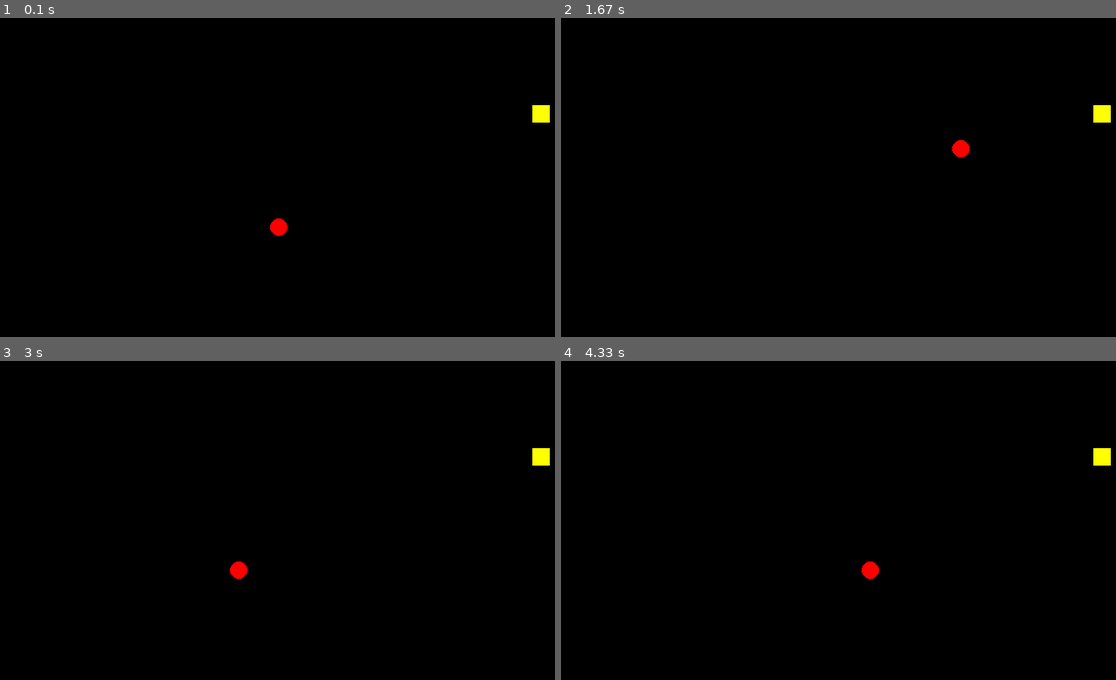
Above: before the commit, frames 1-4 (two rows, left to right).
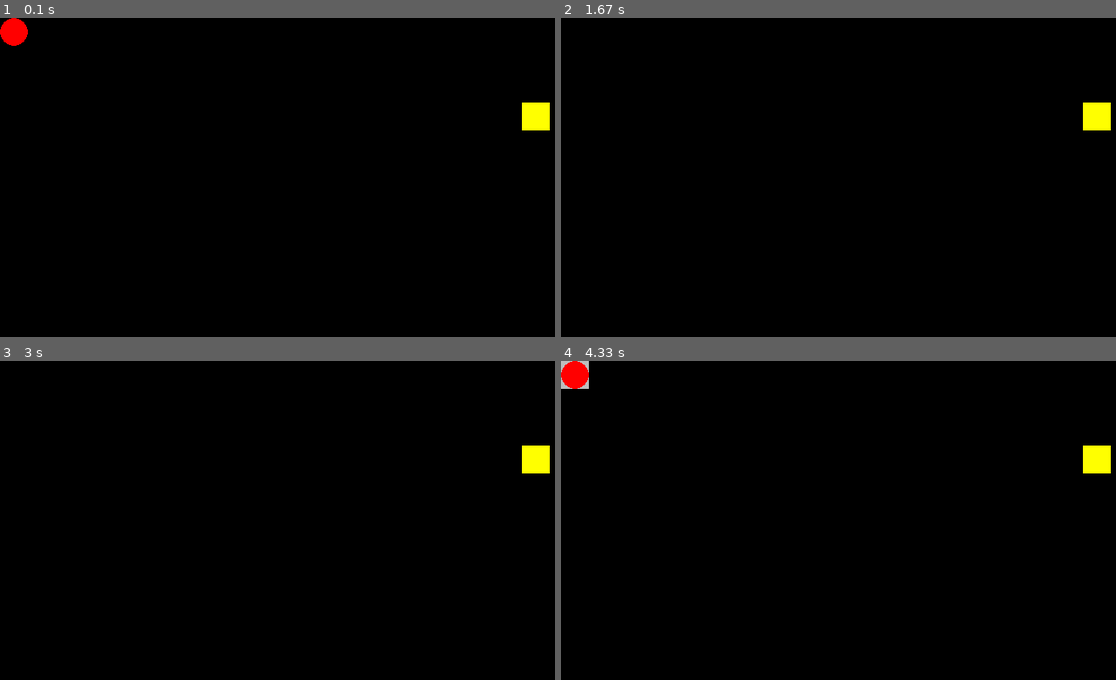
Above: after the commit, the same moments.

Repository: DREU007/pygame-playground
Game: pygame game, started from main.py
Same seed, same stepped clock (60 frames per second), same inputs: the game is played once before the commit and once after it.
Inputs:
- Up to frame 1 (0.1 s): no input
- Up to frame 2 (1.67 s): tap Space at 0.33, 0.73, 1.03, 1.23 s; hold D 0.67-1.13 s; hold W 1.17-1.47 s
- Up to frame 3 (3 s): hold A 2-2.53 s; tap Space at 2.07, 2.37, 2.63, 2.97 s; hold S 2.57-2.87 s; hold A from 2.9 s (still down)
- Up to frame 4 (4.33 s): tap Space at 3.27, 3.8, 4.1 s; release A at 3.3 s; hold D from 3.73 s (still down)

The runs differ from the first frame. In frame 1, 0.7% of the frame differs, in the area x 0-100%, y 0-69%; in frame 2, 0.4%; in frame 3, 0.4%; in frame 4, 0.8%.

Commit message:
Feat: add selector

Diff:
--- a/main.py
+++ b/main.py
@@ -5,8 +5,8 @@
 from settings import Resolution
 
 
-COIN_SIZE = 20
-STEP = 300
+COIN_SIZE = 32
+STEP = 32
 
 class Game:
     def __init__(self):
@@ -17,13 +17,9 @@
 
         self.score = 0
         self.dt = 0
-        self.player = deque()
-        self.player.append(
-            pg.Vector2(
-                self.screen.get_width() / 2,
-                self.screen.get_height() / 2
-            )
-        )
+        self.player = pg.Vector2(16, 16)
+        self.selected = None
+        self.is_selected = False
         self.set_random_coin()
 
     def set_random_coin(self):
@@ -32,9 +28,11 @@
         rh = randrange(0, self.screen.get_height() - COIN_SIZE)
         self.coin = pg.Rect(rw, rh, COIN_SIZE, COIN_SIZE)
 
-    def draw_player(self):
-        for element in self.player:
-            pg.draw.circle(self.screen, "red", element, 10)
+    def select(self):
+        self.is_selected = not self.is_selected
+        x = self.player.x // STEP * STEP
+        y = self.player.y // STEP * STEP
+        self.selected = pg.Rect(x, y, STEP, STEP)
 
 
     @staticmethod
@@ -42,34 +40,31 @@
         new_value = getattr(obj, attr) + step * direction
         setattr(obj, attr, new_value)
 
-    def player_move(self, head_x, head_y, step=300):
-        head = self.player[0]
-        new_head_x = head.x + head_x * step * self.dt
-        new_head_y = head.y + head_y * step * self.dt
-        self.player.appendleft(pg.Vector2(new_head_x, new_head_y))
+    def player_move(self, move_x, move_y, step=STEP):
+        self.player.x += move_x * step
+        self.player.y += move_y * step
 
     def render(self):
         pg.draw.rect(self.screen, "yellow", self.coin)
-        self.draw_player()
+        if self.is_selected:
+            pg.draw.rect(self.screen, "grey", self.selected)
+        pg.draw.circle(self.screen, "red", self.player, 16)
 
-        head_x, head_y = 0, 0
-        move = False
 
-        keys=pg.key.get_pressed()
-        if keys[pg.K_w]: move = True; head_y = -1
-        if keys[pg.K_s]: move = True; head_y = 1
-        if keys[pg.K_a]: move = True; head_x = -1
-        if keys[pg.K_d]: move = True; head_x = 1
+        move_x = 0
+        move_y = 0
+        keys=pg.key.get_just_pressed()
+        if keys[pg.K_w]: move_y = -1
+        if keys[pg.K_s]: move_y = 1
+        if keys[pg.K_a]: move_x = -1
+        if keys[pg.K_d]: move_x = 1
+        if keys[pg.K_SPACE]: self.select()
+        self.player_move(move_x, move_y)
 
-        if move:
-            self.player_move(head_x, head_y)
-
-            is_collision = self.coin.collidepoint(self.player[0])
-            if is_collision:
-                self.score += 1
-                self.set_random_coin()
-            else:
-                self.player.pop()
+        is_collision = self.coin.collidepoint(self.player)
+        if is_collision:
+            self.score += 1
+            self.set_random_coin()
 
     def main(self):
 
